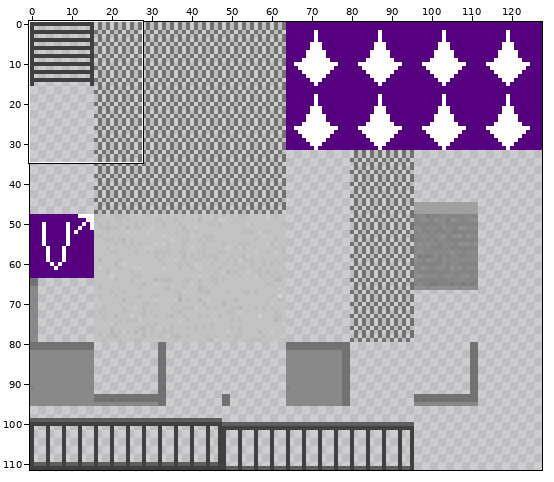
File history of a sprite sheet, main/resources/worlds/Catwalk_tilesheet.png. The first picture is a wide view before the edit; the outline marks the close-up.
Close-up. Before:
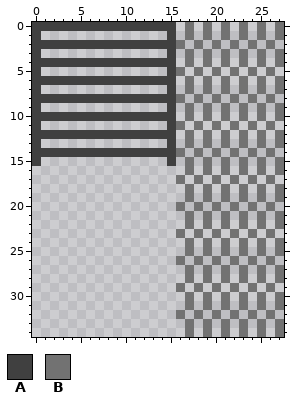
The file is 128x112 pixels. Colours within 5 levels of each other are drawn and written as one. Shown: x 0..27, y 0..34.
Palette (. is transparent): A #404040  B #727272
Pixels before, first column x 0:
 0 AAAAAAAAAAAAAAAA.B.B.B.B.B.B
 1 A..............A.B.B.B.B.B.B
 2 AAAAAAAAAAAAAAAAB.B.B.B.B.B.
 3 A..............A.B.B.B.B.B.B
 4 AAAAAAAAAAAAAAAA.B.B.B.B.B.B
 5 A..............AB.B.B.B.B.B.
 6 AAAAAAAAAAAAAAAA.B.B.B.B.B.B
 7 A..............A.B.B.B.B.B.B
 8 AAAAAAAAAAAAAAAAB.B.B.B.B.B.
 9 A..............A.B.B.B.B.B.B
10 AAAAAAAAAAAAAAAA.B.B.B.B.B.B
11 A..............AB.B.B.B.B.B.
12 AAAAAAAAAAAAAAAA.B.B.B.B.B.B
13 A..............A.B.B.B.B.B.B
14 AAAAAAAAAAAAAAAAB.B.B.B.B.B.
15 A..............A.B.B.B.B.B.B
16 .................B.B.B.B.B.B
17 ................B.B.B.B.B.B.
18 .................B.B.B.B.B.B
19 .................B.B.B.B.B.B
20 ................B.B.B.B.B.B.
21 .................B.B.B.B.B.B
22 .................B.B.B.B.B.B
23 ................B.B.B.B.B.B.
24 .................B.B.B.B.B.B
25 .................B.B.B.B.B.B
26 ................B.B.B.B.B.B.
27 .................B.B.B.B.B.B
28 .................B.B.B.B.B.B
29 ................B.B.B.B.B.B.
30 .................B.B.B.B.B.B
31 .................B.B.B.B.B.B
32 ................B.B.B.B.B.B.
33 .................B.B.B.B.B.B
34 .................B.B.B.B.B.B
After:
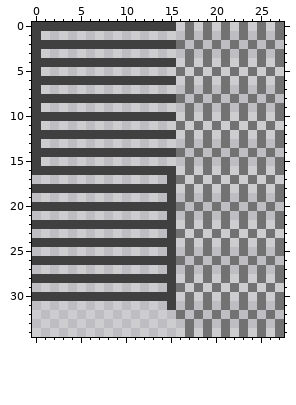
The author wrote: Added a wider ladder
Change:
Changed rows in their new state; - is an unchanged pixel.
first column x 0:
 1 ---------------.
 3 ---------------.
 5 ---------------.
 7 ---------------.
 9 ---------------.
11 ---------------.
13 ---------------.
15 ---------------.
16 AAAAAAAAAAAAAAAA
17 ---------------A
18 AAAAAAAAAAAAAAAA
19 ---------------A
20 AAAAAAAAAAAAAAAA
21 ---------------A
22 AAAAAAAAAAAAAAAA
23 ---------------A
24 AAAAAAAAAAAAAAAA
25 ---------------A
26 AAAAAAAAAAAAAAAA
27 ---------------A
28 AAAAAAAAAAAAAAAA
29 ---------------A
30 AAAAAAAAAAAAAAAA
31 ---------------A
Where, in picture pixels (left, top, right, bottom), the same in both close-ups:
changed: (32, 31, 176, 310)
